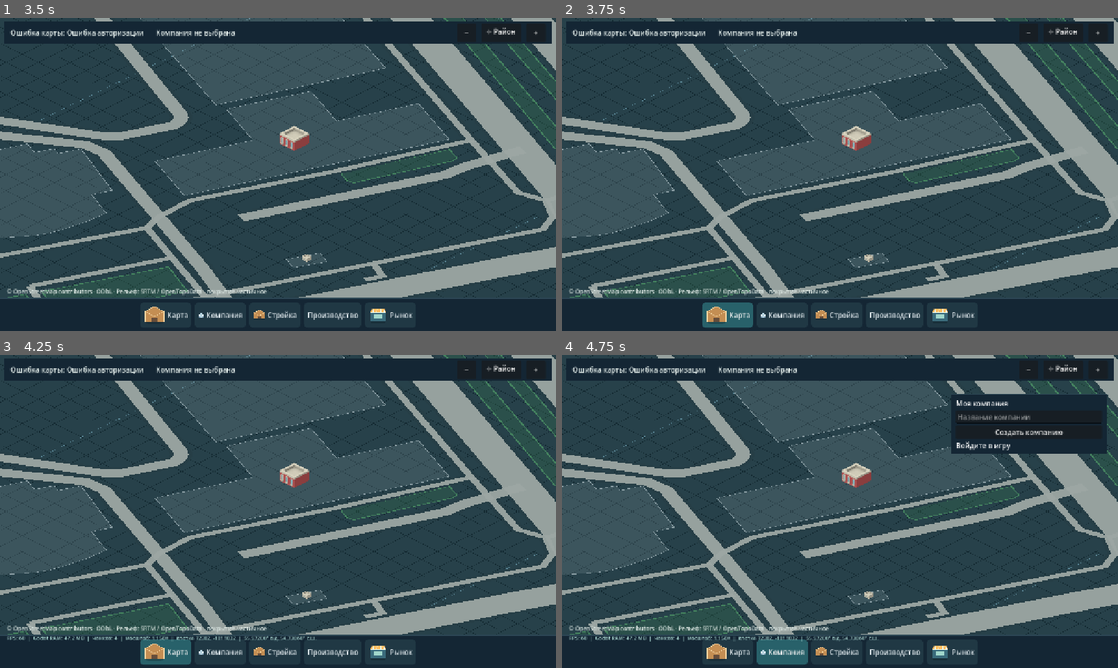
Above: before the commit, frames 1-4 (two rows, left to right).
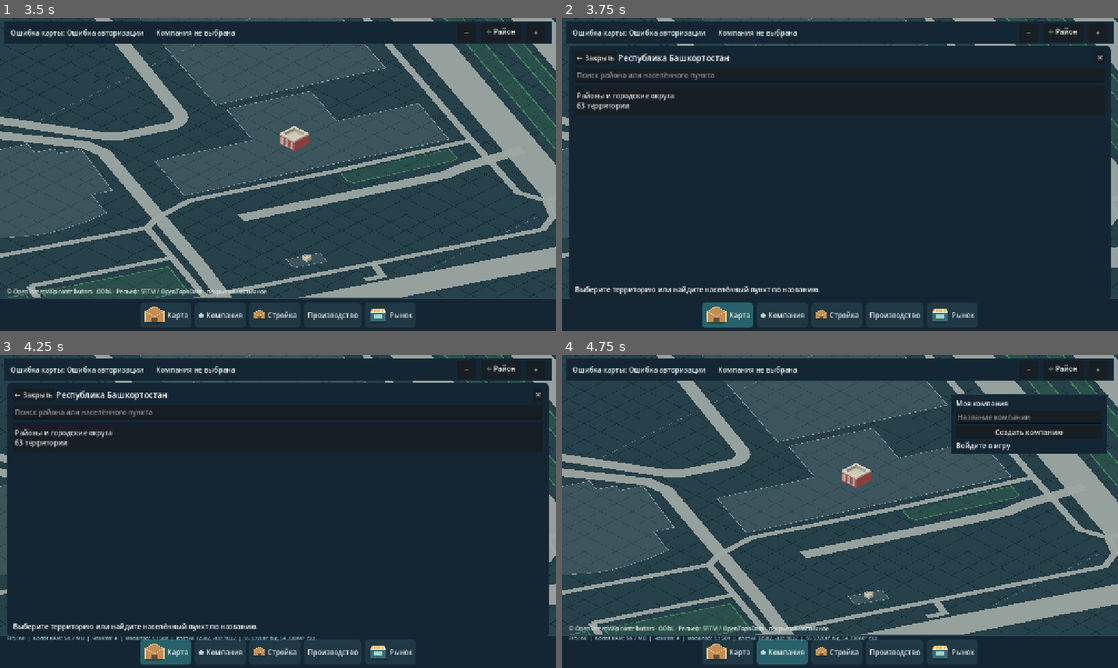
Above: after the commit, the same moments.

Repository: maillunex-lang/basheco
Game: Godot game, scene res://scenes/world.tscn
Same seed, same stepped clock (60 frames per second), same inputs: the game is played once before the commit and once after it.
Inputs (mouse positions are in pixels of both pictures, inside the frame that each line leads up to):
- Up to frame 1 (3.5 s): click (278, 130) at 0.52 s; type "12" at 0.6 s; click (278, 149) at 0.75 s; type "12" at 0.83 s; click (278, 165) at 0.98 s; type "12" at 1.07 s; click "Войти и загрузить квартал" at 1.25 s; click "Регистрация" at 2 s; click "Посмотреть карту без входа" at 2.75 s
- Up to frame 2 (3.75 s): click "Карта" at 3.5 s
- Up to frame 3 (4.25 s): no input
- Up to frame 4 (4.75 s): click "Компания" at 4.25 s

Frame 1 is identical in both runs. In frame 2, 70% of the frame differs, in the area x 1-99%, y 8-90%; in frame 3, 70%, in the area x 1-99%, y 8-92%; in frame 4, less than 0.1%.
Error before the commit: Parse Error: Cannot infer the type of "available" variable because the value doesn't have a set type. (res://scripts/geography_menu.gd:138)

Commit message:
fix(nav): disambiguate settlement names, improve paging and mobile labels

Diff:
--- a/client/scripts/geography_menu.gd
+++ b/client/scripts/geography_menu.gd
@@ -126,6 +126,8 @@
     title_label.text = "Поиск по республике" if level == 0 else ("Районы и округа" if level == 1 else str(current_district.get("name", "")))
     var items := _results()
     var start := page * PAGE_SIZE
+    if page > 0:
+        _entry("← Предыдущая страница", "", func(): page -= 1; _render(), true)
     for i in range(start, mini(start + PAGE_SIZE, items.size())):
         var result: Dictionary = items[i]
         if result["kind"] == "district":
@@ -135,20 +137,26 @@
             var location: Dictionary = result["data"]
             var district: Dictionary = result["district"]
             var cell: Variant = location.get("cell")
-            var available := typeof(cell) == TYPE_ARRAY and cell.size() == 2
-            var caption := str(location.get("type", "")) + " · " + str(district["name"])
+            var available: bool = typeof(cell) == TYPE_ARRAY and cell.size() == 2
+            var caption := str(location.get("type", ""))
+            var unit := str(location.get("unit", ""))
+            if not unit.is_empty():
+                caption += " · " + unit
+            caption += " · " + str(district["name"])
+            caption += " · " + str(location.get("id", "")).trim_prefix("S")
             if not available:
                 caption += " · координаты не подтверждены"
             _entry(str(location["name"]), caption, func(): _enter_location(location), available)
     if start + PAGE_SIZE < items.size():
-        _entry("Показать ещё", str(items.size() - start - PAGE_SIZE) + " записей", func(): page += 1; _render(), true)
+        _entry("Следующая страница →", str(items.size() - start - PAGE_SIZE) + " записей", func(): page += 1; _render(), true)
     status_label.text = "Найдено: %d. Показано: %d." % [items.size(), mini(start + PAGE_SIZE, items.size())]
 
 func _entry(name: String, subtitle: String, action: Callable, enabled: bool) -> void:
     var button := Button.new()
     button.text = name + "\n" + subtitle
     button.alignment = HORIZONTAL_ALIGNMENT_LEFT
-    button.custom_minimum_size.y = 55
+    button.custom_minimum_size.y = 68
+    button.autowrap_mode = TextServer.AUTOWRAP_WORD_SMART
     button.disabled = not enabled
     button.pressed.connect(action)
     list_box.add_child(button)
